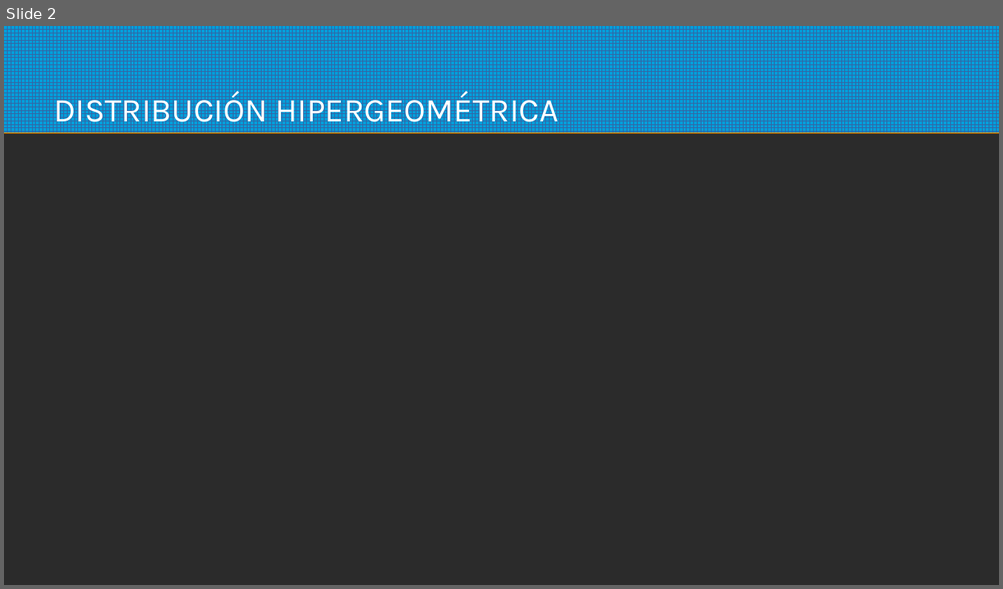
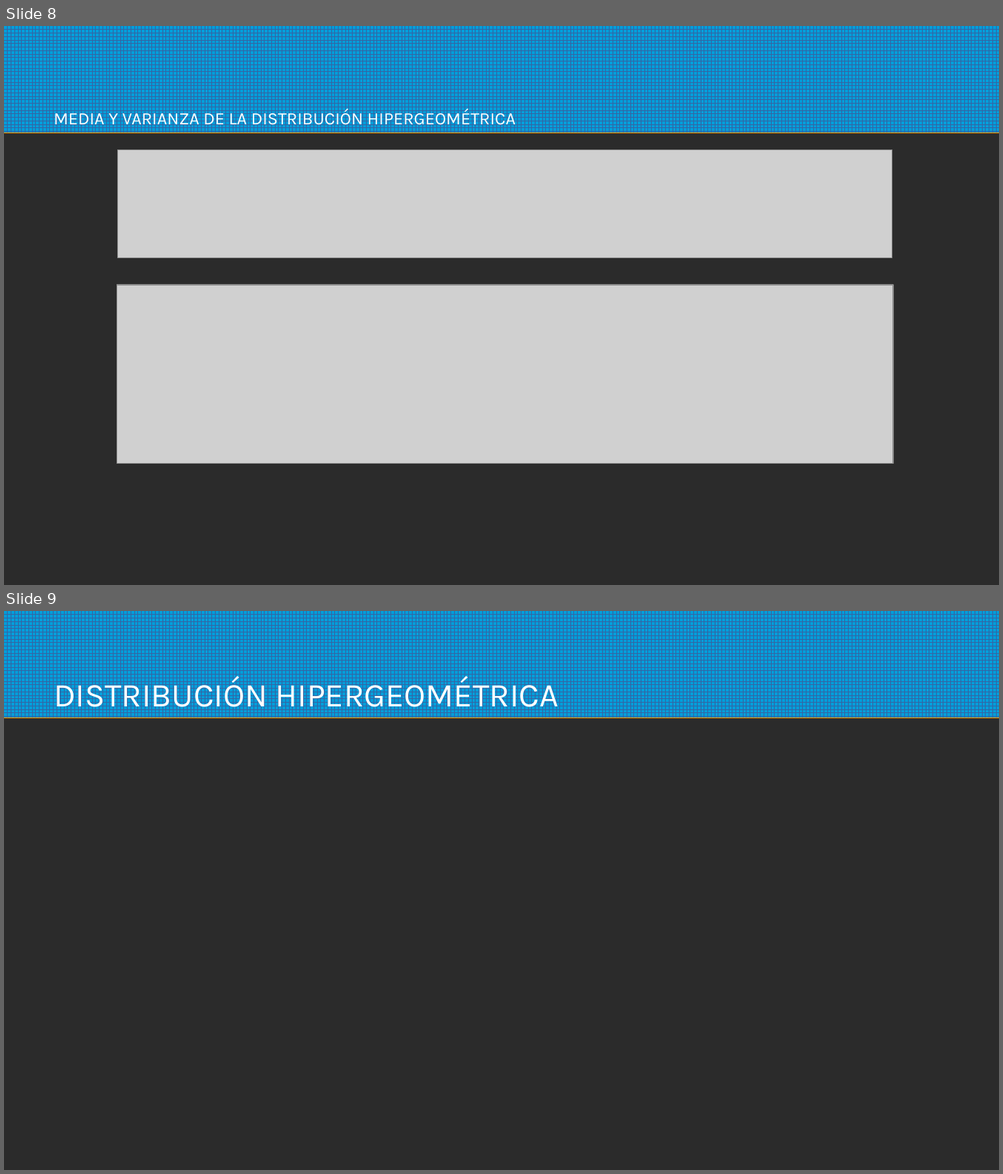
Before and after one commit to probyest/PyE-2021-2, a slide deck: UNIDAD03_DISTRIBUCIONES_DISCRETAS/08_III.E_Distribucion_Hipergeometrica.pptx. Shown one above the other, each under a label of ours: slide 2 before the commit, slides 8 and 9 after it. The pictures are 1003x589 and 1003x1174 pixels, drawn with LibreOffice and Linux fonts; fonts in the diff are those of the drawing; grey boxes stand for pictures; background and template pictures are left out; a plain dark background stands for a picture behind light text. Boxes give left, top, right and bottom in pixels: in the first picture for what was removed or moved away, otherwise in the second. Text is boxed around its words. In the diff, an @@ line names an element or a change of style, - is before the commit and + after.

```diff
--- a/UNIDAD03_DISTRIBUCIONES_DISCRETAS/08_III.E_Distribucion_Hipergeometrica.pptx
+++ b/UNIDAD03_DISTRIBUCIONES_DISCRETAS/08_III.E_Distribucion_Hipergeometrica.pptx
@@ slide 8 added at (4, 26, 999, 585), background picture (left out); not listed: 1 template element that a slide beside it also shows @@
@@ text added at (54, 109, 515, 129), 13.9 pt, text #FFFFFF @@
+MEDIA Y VARIANZA DE LA DISTRIBUCIÓN HIPERGEOMÉTRICA
@@ picture added at (118, 150, 892, 258) @@
@@ picture added at (116, 285, 893, 464) @@
@@ what was slide 2 is now slide 9 @@
```
Also in this commit, not shown: 2 slides changed, 5 other slides added, 1 slide removed, 2 other files.
